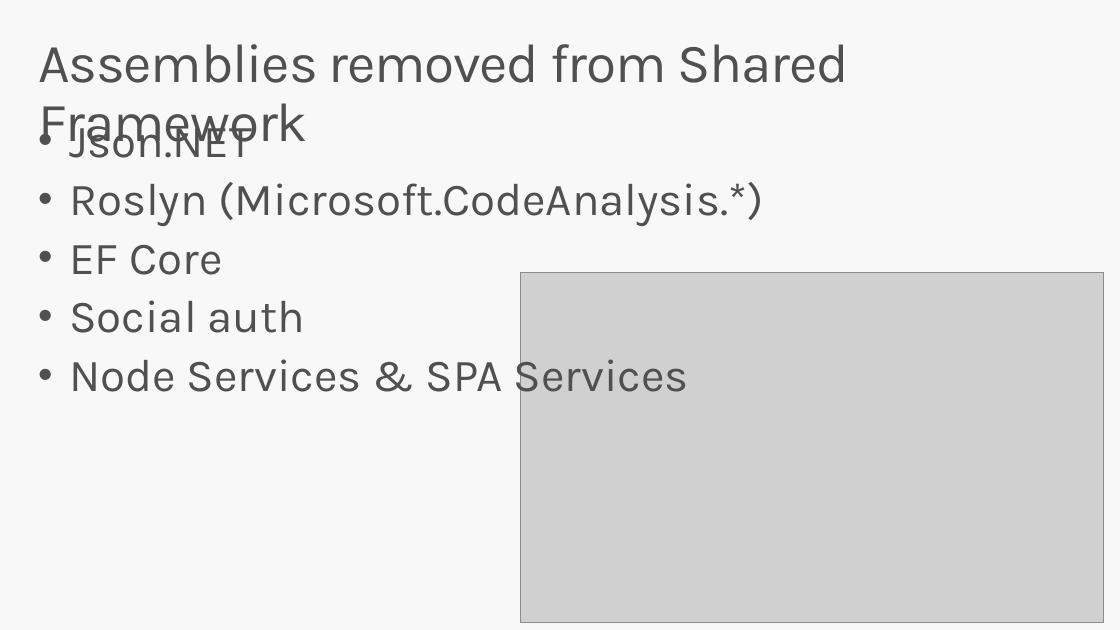
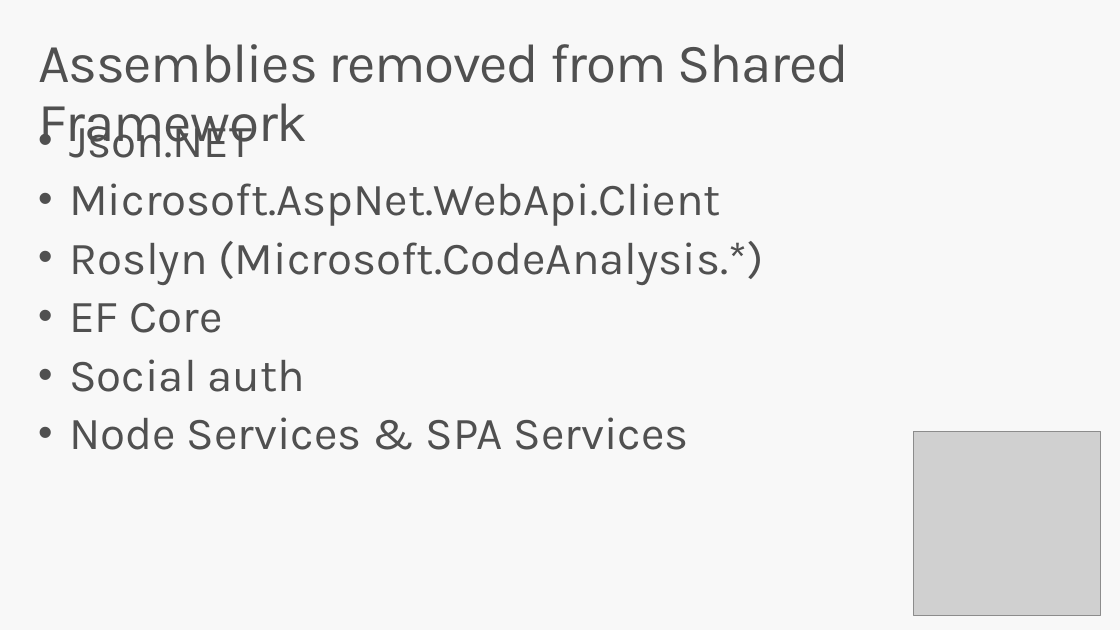
Before and after one commit to scottaddie/slide-decks, a slide deck: slide 6 of Whats New in ASP.NET Core 3.0.pptx. Drawn at 1120x630 pixels with LibreOffice and Linux fonts; fonts in the diff are those of the drawing; grey boxes stand for pictures. Boxes give left, top, right and bottom in pixels: in the first picture for what was removed or moved away, otherwise in the second. Text is boxed around its words. In the diff, an @@ line names an element or a change of style, - is before the commit and + after.

```diff
--- a/Whats New in ASP.NET Core 3.0.pptx
+++ b/Whats New in ASP.NET Core 3.0.pptx
@@ text at [69, 183, 721, 226]: paragraph added @@
+• Microsoft.AspNet.WebApi.Client
@@ picture removed at [520, 272, 1103, 623] @@
@@ picture added at [913, 431, 1101, 615] @@
```
Also in this commit, not shown: 3 other slides changed, 4 slides added.
